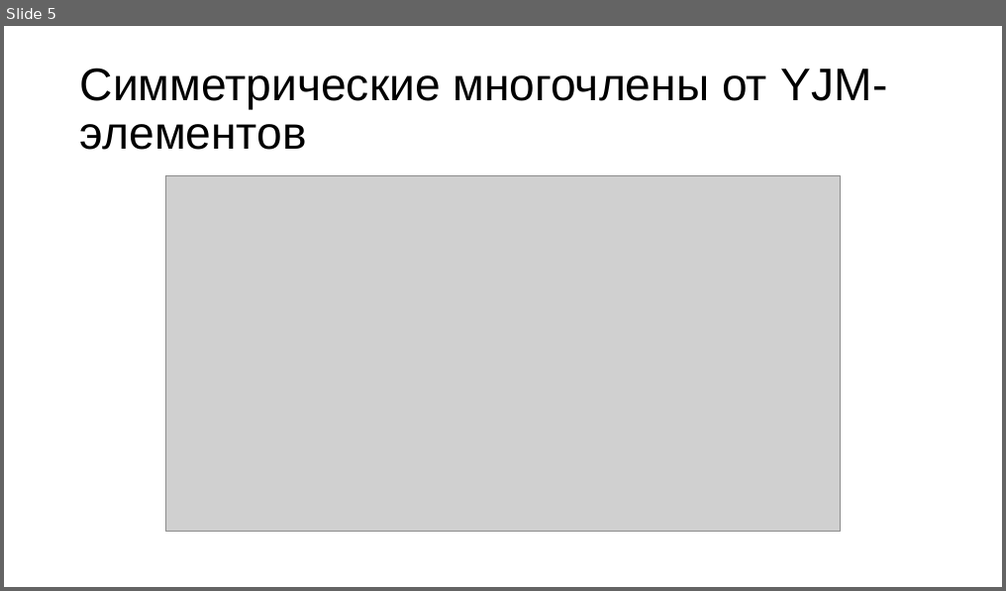
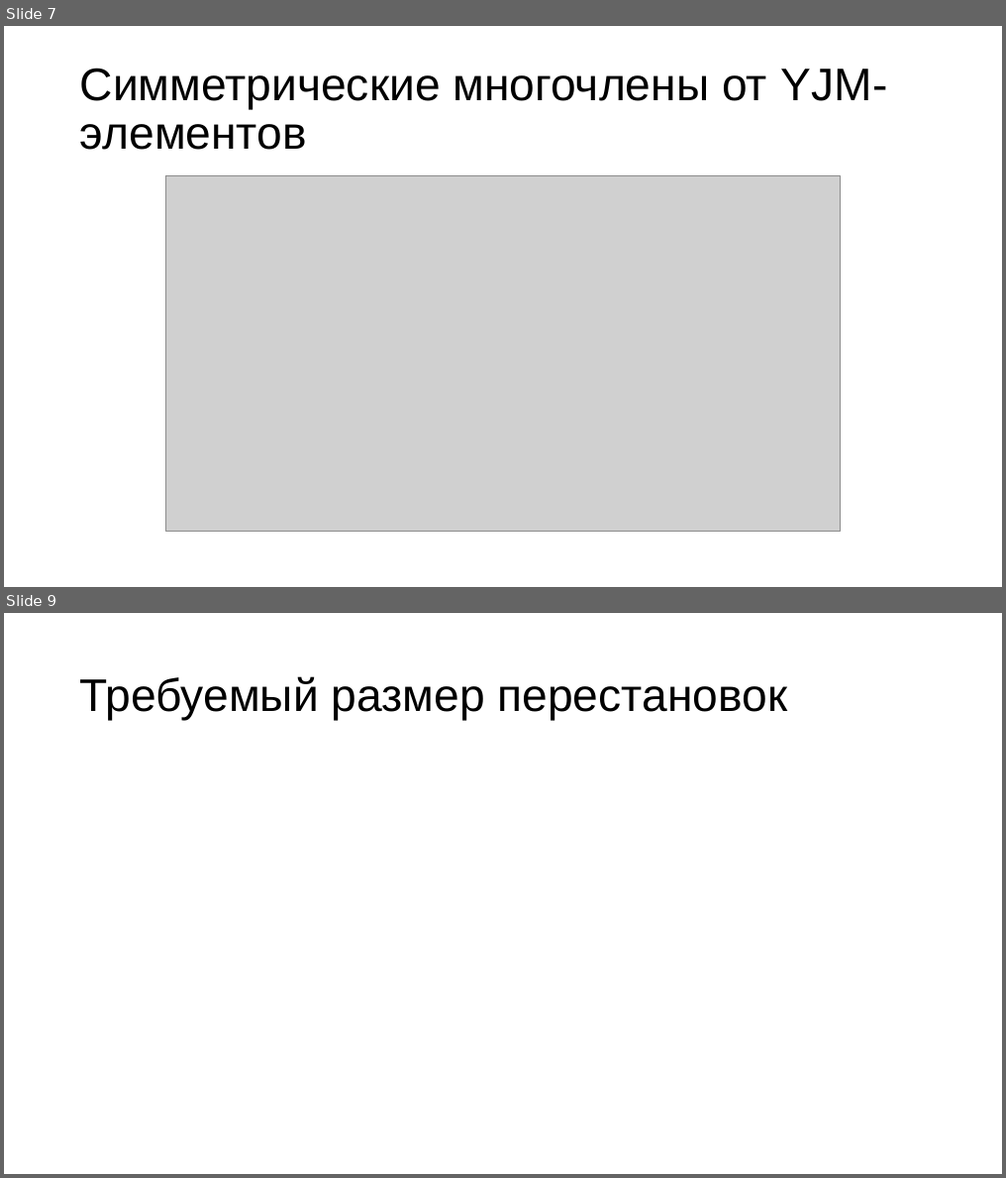
Before and after one commit to deathguard771/deathguard771, a slide deck: ПЗ/Sterlyagov_A_A.pptx. Shown one above the other, each under a label of ours: slide 5 before the commit, slides 7 and 9 after it; the slides between them are not shown. The pictures are 1006x591 and 1006x1178 pixels, drawn with LibreOffice and Linux fonts; fonts in the diff are those of the drawing; grey boxes stand for pictures. Boxes give left, top, right and bottom in pixels: in the first picture for what was removed or moved away, otherwise in the second. Text is boxed around its words. In the diff, an @@ line names an element or a change of style, - is before the commit and + after.

```diff
--- a/ПЗ/Sterlyagov_A_A.pptx
+++ b/ПЗ/Sterlyagov_A_A.pptx
@@ slide 9 added at (x1=4, y1=613, x2=1002, y2=1174), background #FFFFFF @@
@@ title added at (x1=80, y1=676, x2=788, y2=721), 44 pt, text #000000 @@
+Требуемый размер перестановок
@@ what was slide 5 is now slide 7 @@
```
Also in this commit, not shown: 8 slides changed, 7 other slides added, 1 slide removed, 7 other files.
